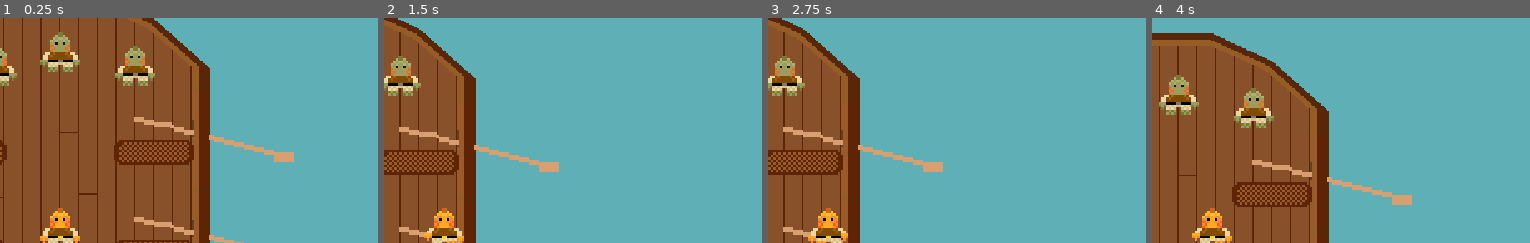
Above: before the commit, frames 1-4 (left to right).
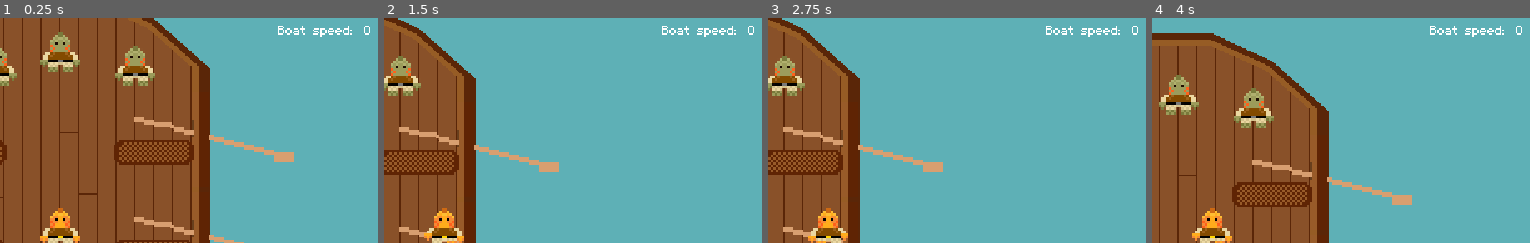
Above: after the commit, the same moments.

Repository: Splashy-Inc/splish-splashisson
Game: Godot game, scene res://Scenes/playground.tscn
The game is run twice, just before and just after one commit, with the same random seed, the same clock (stepped at 60 frames per second) and the same inputs.
Inputs:
- Up to frame 1 (0.25 s): no input
- Up to frame 2 (1.5 s): tap Enter at 0.5 s; hold D (right) 0.53-1.28 s; tap I (interact) at 0.6 s; hold S (down) from 1.28 s (still down); tap O (location) at 1.35 s
- Up to frame 3 (2.75 s): release S (down) at 2.03 s; hold D (right) from 2.03 s (still down); tap I (interact) at 2.1 s
- Up to frame 4 (4 s): release D (right) at 2.78 s; hold W (up) 2.78-3.53 s; tap O (location) at 2.85 s; tap Space at 3.5 s; hold A (left) from 3.53 s (still down); tap I (interact) at 3.6 s
The pictures show only the part of the screen within x 45-94%, y 3-53%; the shares and areas given below are measured in that part.

The runs differ from the first frame. In frame 1, 0.3% of the frame differs, in the area x 73-98%, y 3-9%; in frame 2, 0.3%; in frame 3, 0.3%; in frame 4, 0.3%.

Commit message:
Get boat speed added and tracked globally
Rowing task is able to affect the boat speed. Does nothing right now, but will with the implementation of level progress

Diff:
--- a/Scenes/boat.gd
+++ b/Scenes/boat.gd
@@ -8,6 +8,8 @@
 
 # Tasks that should be filled into the deck segments
 @export var deck_tasks: Array[Globals.Task_type]
+
+var speed = 0
 
 # Called when the node enters the scene tree for the first time.
 func _ready() -> void:
@@ -33,3 +35,9 @@
 		deck_tasks_to_place = deck_tasks_to_place.slice(4)
 		new_deck_segment.initialize(tasks)
 		$DeckSlot.add_child(new_deck_segment)
+
+func change_speed(change: int):
+	speed += change
+	if speed < 0:
+		speed = 0
+	Globals.update_boat_speed(speed)
--- a/Scenes/crew_member.tscn
+++ b/Scenes/crew_member.tscn
@@ -375,6 +375,7 @@
 }
 
 [node name="CrewMember" type="CharacterBody2D"]
+z_index = 2
 collision_layer = 2
 collision_mask = 13
 motion_mode = 1
--- /dev/null
+++ b/Scenes/playground.gd
@@ -0,0 +1,14 @@
+extends Node
+
+
+# Called when the node enters the scene tree for the first time.
+func _ready() -> void:
+	Globals.boat = $Boat
+	Globals.speed_updated.connect(_boat_speed_updated)
+
+# Called every frame. 'delta' is the elapsed time since the previous frame.
+func _process(delta: float) -> void:
+	pass
+
+func _boat_speed_updated():
+	$CanvasLayer/HBoxContainer/Label3.text = str(Globals.boat_speed)
--- a/Scenes/playground.tscn
+++ b/Scenes/playground.tscn
@@ -1,5 +1,6 @@
-[gd_scene load_steps=7 format=3 uid="uid://byk8jyx3r65e2"]
+[gd_scene load_steps=8 format=3 uid="uid://byk8jyx3r65e2"]
 
+[ext_resource type="Script" path="res://Scenes/playground.gd" id="1_bs7od"]
 [ext_resource type="Texture2D" uid="uid://v8dy2ved6iwm" path="res://Art/BG/WaterBackground.png" id="1_e04j1"]
 [ext_resource type="PackedScene" uid="uid://djyibeaauqw2f" path="res://Scenes/crew_member.tscn" id="1_tnbfu"]
 [ext_resource type="PackedScene" uid="uid://je3j0pd8ickv" path="res://Scenes/splish.tscn" id="1_vcfar"]
@@ -10,6 +11,7 @@
 line_spacing = 1.0
 
 [node name="Playground" type="Node"]
+script = ExtResource("1_bs7od")
 
 [node name="CanvasLayer" type="CanvasLayer" parent="."]
 layer = -1
@@ -35,6 +37,21 @@
 Goal: Get all crew to row the boat!"
 label_settings = SubResource("LabelSettings_qe181")
 
+[node name="HBoxContainer" type="HBoxContainer" parent="CanvasLayer"]
+z_index = 1
+offset_left = 494.0
+offset_top = 1.0
+offset_right = 534.0
+offset_bottom = 41.0
+
+[node name="Label2" type="Label" parent="CanvasLayer/HBoxContainer"]
+layout_mode = 2
+text = "Boat speed: "
+
+[node name="Label3" type="Label" parent="CanvasLayer/HBoxContainer"]
+layout_mode = 2
+text = "0"
+
 [node name="Boat" parent="." instance=ExtResource("2_twya3")]
 position = Vector2(320, 180)
 
--- a/Scenes/rowing_task.gd
+++ b/Scenes/rowing_task.gd
@@ -1,4 +1,6 @@
 extends Task
+
+const SPEED_CHANGE = 100
 
 func play_animation(animation_name):
 	$AnimationPlayer.play(animation_name)
@@ -6,3 +8,12 @@
 		if node is AnimationPlayer and node.current_animation == "active" and node != $AnimationPlayer:
 			$AnimationPlayer.seek(node.current_animation_position, true, true)
 			break
+
+func toggle_active(set_active: bool):
+	is_active = set_active
+	if is_active:
+		play_animation("active")
+		Globals.boat.change_speed(SPEED_CHANGE)
+	else:
+		play_animation("idle")
+		Globals.boat.change_speed(-SPEED_CHANGE)
--- a/Scenes/splish.tscn
+++ b/Scenes/splish.tscn
@@ -241,6 +241,7 @@
 }
 
 [node name="Splish" type="CharacterBody2D"]
+z_index = 3
 collision_mask = 14
 motion_mode = 1
 script = ExtResource("1_34yo7")
--- a/globals.gd
+++ b/Scripts/globals.gd
@@ -1,4 +1,9 @@
 extends Node
+
+signal speed_updated
+
+var boat_speed = 0
+var boat: Boat
 
 enum Task_type {
 	ROWING,
@@ -12,10 +17,13 @@
 func _ready() -> void:
 	pass # Replace with function body.
 
-
 # Called every frame. 'delta' is the elapsed time since the previous frame.
 func _process(delta: float) -> void:
 	pass
 
 func generate_task(type: Task_type) -> Task:
 	return task_dict[type].duplicate().instantiate()
+
+func update_boat_speed(speed: int):
+	boat_speed = speed
+	speed_updated.emit()
--- a/Scripts/task.gd
+++ b/Scripts/task.gd
@@ -5,7 +5,9 @@
 var assignee: Crew
 var worker: Crew
 
-var is_selected
+var is_active = false
+
+var is_selected = false
 
 # Called every frame. 'delta' is the elapsed time since the previous frame.
 func _process(delta: float) -> void:
@@ -25,14 +27,14 @@
 			assignee = worker
 			new_worker.hide_self()
 			new_worker.global_position = global_position
-			play_animation("active")
+			toggle_active(true)
 		else:
 			return false
 	else:
 		assignee = null
 		if worker: # Null being passed in means removing current worker, so show them
 			worker.show_self()
-			play_animation("idle")
+			toggle_active(false)
 
 	worker = new_worker
 	return true
@@ -46,3 +48,10 @@
 		$AnimatedSprite2D.material.set_shader_parameter("on", is_enable)
 	else:
 		print(self, " has no highlight material to activate.")
+
+func toggle_active(set_active: bool):
+	is_active = set_active
+	if is_active:
+		play_animation("active")
+	else:
+		play_animation("idle")
--- a/project.godot
+++ b/project.godot
@@ -19,7 +19,7 @@
 
 [autoload]
 
-Globals="*res://globals.gd"
+Globals="*res://Scripts/globals.gd"
 
 [display]
 
